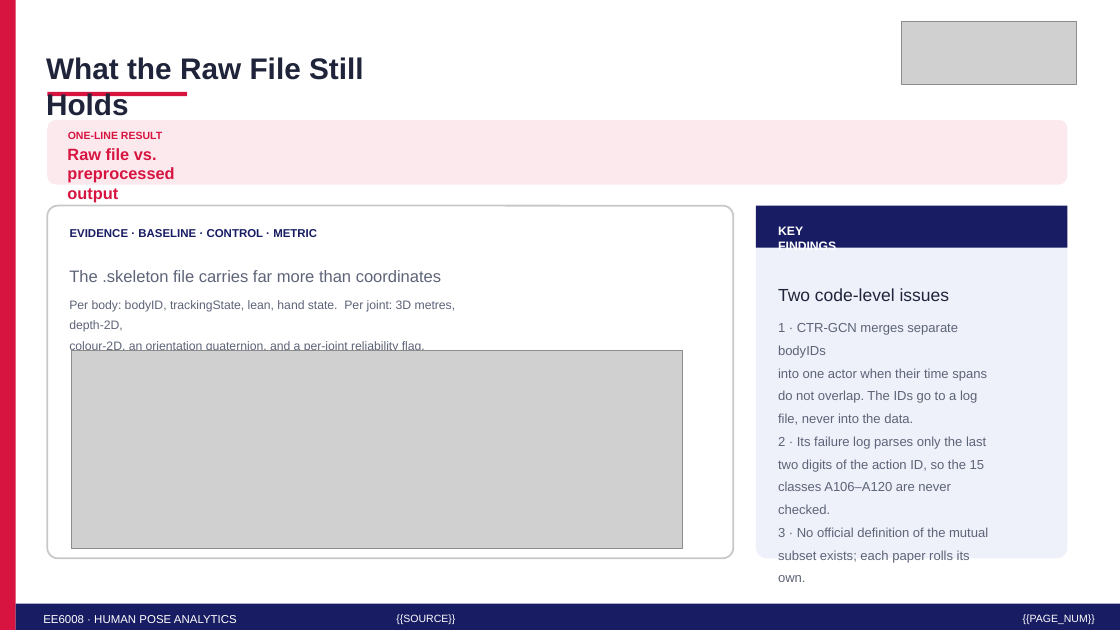
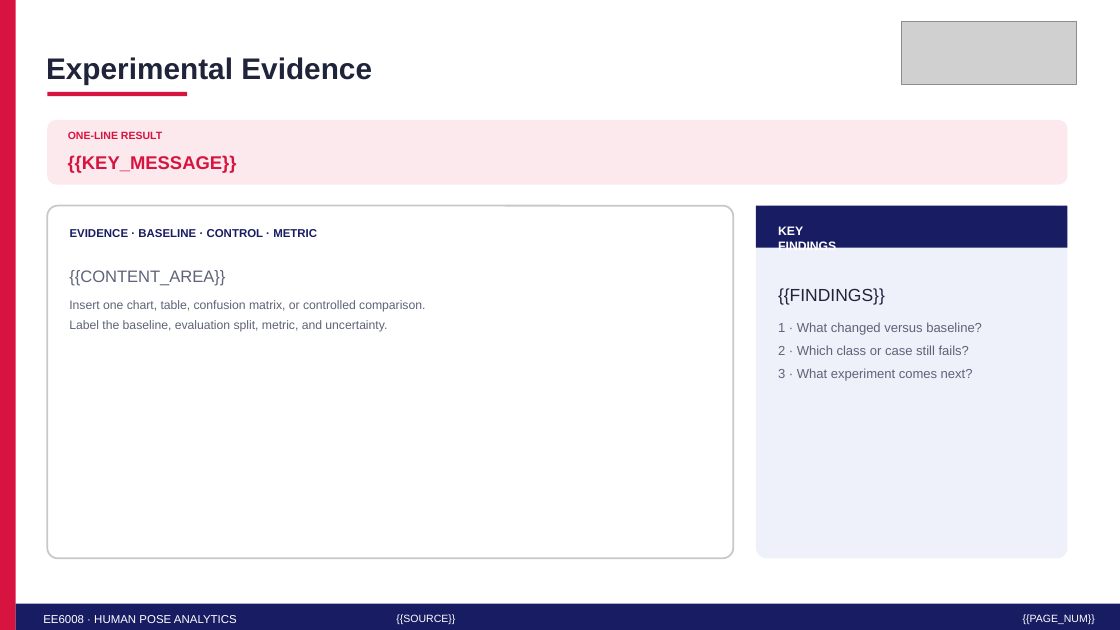
Before and after one commit to HarvyLiang/IPPoseRep, a slide deck: slide 4 of reports/WeeklyPre/5min_pre_fully_editable.pptx. Drawn at 1120x630 pixels with LibreOffice and Linux fonts; fonts in the diff are those of the drawing; grey boxes stand for pictures. Boxes give left, top, right and bottom in pixels: in the first picture for what was removed or moved away, otherwise in the second. Text is boxed around its words. In the diff, an @@ line names an element or a change of style, - is before the commit and + after.

Commit message:
Update slides

```diff
--- a/reports/WeeklyPre/5min_pre_fully_editable.pptx
+++ b/reports/WeeklyPre/5min_pre_fully_editable.pptx
@@ text at (46, 57, 372, 85): text changed @@
-What the Raw File Still Holds
+Experimental Evidence
@@ text at (68, 155, 237, 173): text changed; size 14 to 15.8 pt @@
-Raw file vs.
-preprocessed output
+{{KEY_MESSAGE}}
@@ text at (69, 270, 425, 332): text changed @@
-The .skeleton file carries far more than coordinates
-Per body: bodyID, trackingState, lean, hand state. Per joint: 3D metres, depth-2D,
-colour-2D, an orientation quaternion, and a per-joint reliability flag.
+{{CONTENT_AREA}}
+Insert one chart, table, confusion matrix, or controlled comparison.
+Label the baseline, evaluation split, metric, and uncertainty.
@@ text at (778, 288, 982, 381): text changed @@
-Two code-level issues
-1 · CTR-GCN merges separate bodyIDs
-into one actor when their time spans
-do not overlap. The IDs go to a log
-file, never into the data.
-2 · Its failure log parses only the last
-two digits of the action ID, so the 15
-classes A106–A120 are never checked.
-3 · No official definition of the mutual
-subset exists; each paper rolls its own.
+{{FINDINGS}}
+1 · What changed versus baseline?
+2 · Which class or case still fails?
+3 · What experiment comes next?
@@ picture removed at (71, 350, 683, 549) @@
```
Also in this commit, not shown: 1 other slide changed, 2 slides added, 2 slides removed, 6 other files.
